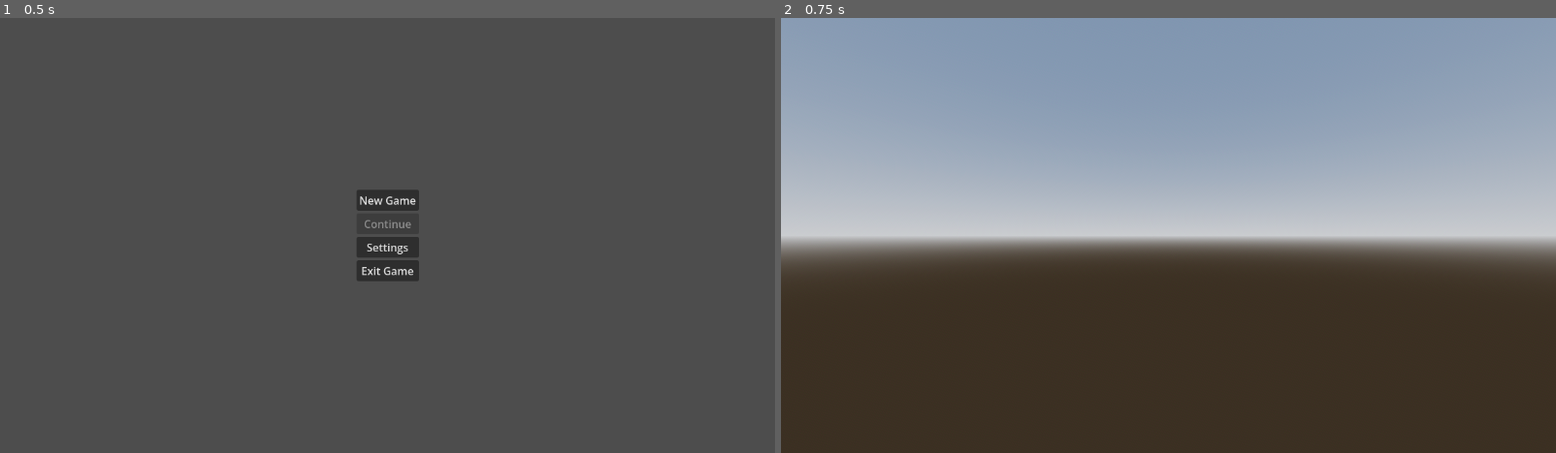
Above: before the commit, frames 1-2 (left to right).
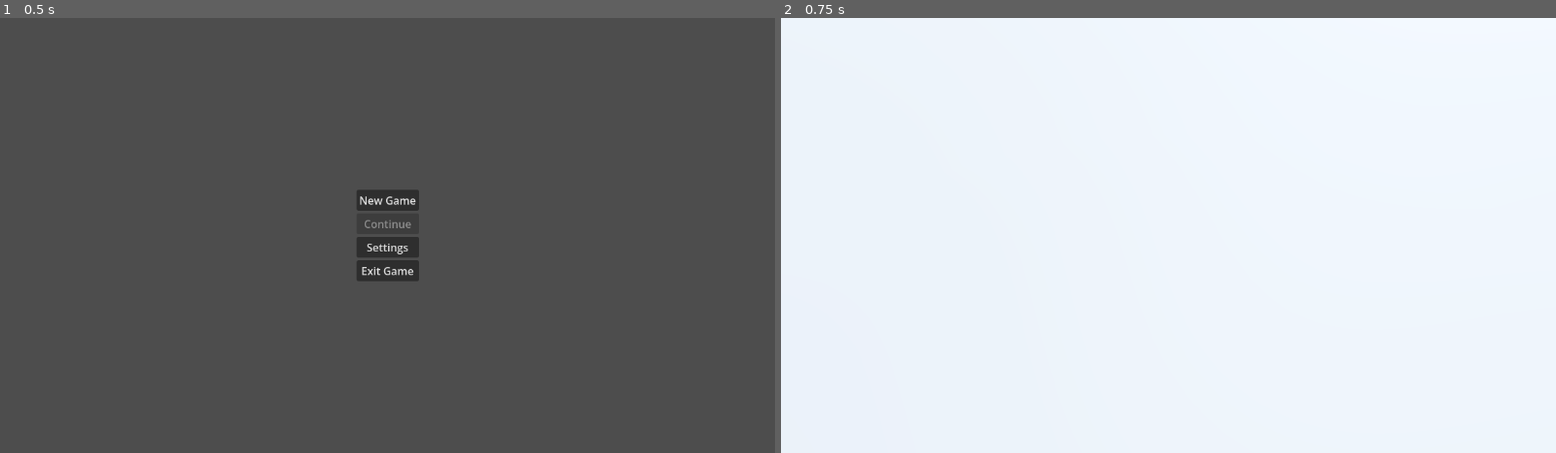
Above: after the commit, the same moments.

Repository: KaschaArtem/Hamlet
Game: Godot game, scene res://scenes/active_scenes/main_menu.tscn
Same seed, same stepped clock (60 frames per second), same inputs: the game is played once before the commit and once after it.
Inputs:
- Up to frame 1 (0.5 s): no input
- Up to frame 2 (0.75 s): click "New Game" at 0.5 s

Frame 1 is identical in both runs. In frame 2, 100% of the frame differs, in the area x 0-100%, y 0-100%.

Commit message:
added simple buildings scenes

Diff:
--- a/scenes/active_scenes/game.tscn
+++ b/scenes/active_scenes/game.tscn
@@ -13,6 +13,9 @@
 tonemap_mode = 2
 glow_enabled = true
 
+[sub_resource type="PlaneMesh" id="PlaneMesh_ggqa2"]
+size = Vector2(15, 15)
+
 [node name="Game" type="Node3D" unique_id=691731226]
 
 [node name="WorldEnvironment" type="WorldEnvironment" parent="." unique_id=414650152]
@@ -23,3 +26,10 @@
 shadow_enabled = true
 
 [node name="Camera3D" type="Camera3D" parent="." unique_id=171625142]
+transform = Transform3D(1, 0, 0, 0, 0.70710677, 0.70710677, 0, -0.70710677, 0.70710677, 0, 2, 0)
+fov = 60.0
+
+[node name="Ground" type="Node3D" parent="." unique_id=1711545239]
+
+[node name="Plane" type="MeshInstance3D" parent="Ground" unique_id=1466200524]
+mesh = SubResource("PlaneMesh_ggqa2")
--- /dev/null
+++ b/scenes/game_scenes/building_scenes/field.tscn
@@ -0,0 +1,14 @@
+[gd_scene format=3 uid="uid://w5ckrpu1yclv"]
+
+[sub_resource type="StandardMaterial3D" id="StandardMaterial3D_yi4hv"]
+albedo_color = Color(0, 1, 0, 1)
+
+[sub_resource type="BoxMesh" id="BoxMesh_vxesu"]
+material = SubResource("StandardMaterial3D_yi4hv")
+size = Vector3(0.5, 0.1, 0.5)
+
+[node name="Field" type="Node3D" unique_id=2120491092]
+
+[node name="MeshInstance3D" type="MeshInstance3D" parent="." unique_id=1766271900]
+transform = Transform3D(1, 0, 0, 0, 1, 0, 0, 0, 1, 0, 0.05, 0)
+mesh = SubResource("BoxMesh_vxesu")
--- /dev/null
+++ b/scenes/game_scenes/building_scenes/house.tscn
@@ -0,0 +1,14 @@
+[gd_scene format=3 uid="uid://dncobx6fil0al"]
+
+[sub_resource type="StandardMaterial3D" id="StandardMaterial3D_5hv1e"]
+albedo_color = Color(1, 1, 0, 1)
+
+[sub_resource type="BoxMesh" id="BoxMesh_mb83u"]
+material = SubResource("StandardMaterial3D_5hv1e")
+size = Vector3(0.5, 0.1, 0.5)
+
+[node name="House" type="Node3D" unique_id=1078763312]
+
+[node name="MeshInstance3D" type="MeshInstance3D" parent="." unique_id=1797774305]
+transform = Transform3D(1, 0, 0, 0, 1, 0, 0, 0, 1, 0, 0.05, 0)
+mesh = SubResource("BoxMesh_mb83u")
--- /dev/null
+++ b/scenes/game_scenes/building_scenes/pasture.tscn
@@ -0,0 +1,14 @@
+[gd_scene format=3 uid="uid://d1p02ukg7kcfy"]
+
+[sub_resource type="StandardMaterial3D" id="StandardMaterial3D_eshkd"]
+albedo_color = Color(1, 0, 0, 1)
+
+[sub_resource type="BoxMesh" id="BoxMesh_2ust3"]
+material = SubResource("StandardMaterial3D_eshkd")
+size = Vector3(0.5, 0.1, 0.5)
+
+[node name="Pasture" type="Node3D" unique_id=678543669]
+
+[node name="MeshInstance3D" type="MeshInstance3D" parent="." unique_id=1387469663]
+transform = Transform3D(1, 0, 0, 0, 1, 0, 0, 0, 1, 0, 0.05, 0)
+mesh = SubResource("BoxMesh_2ust3")
